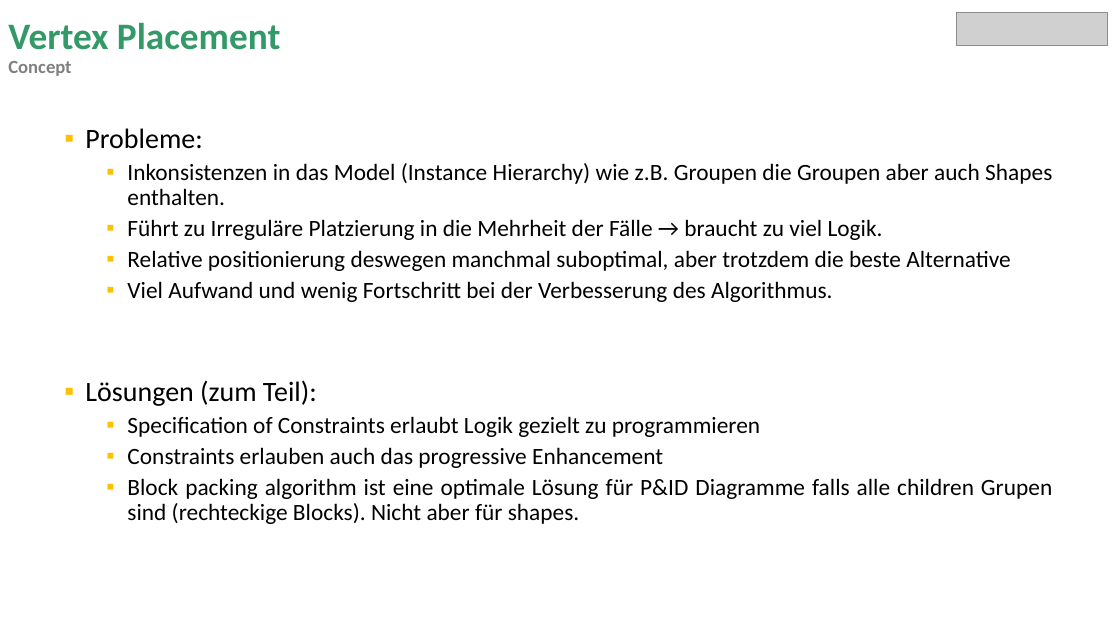
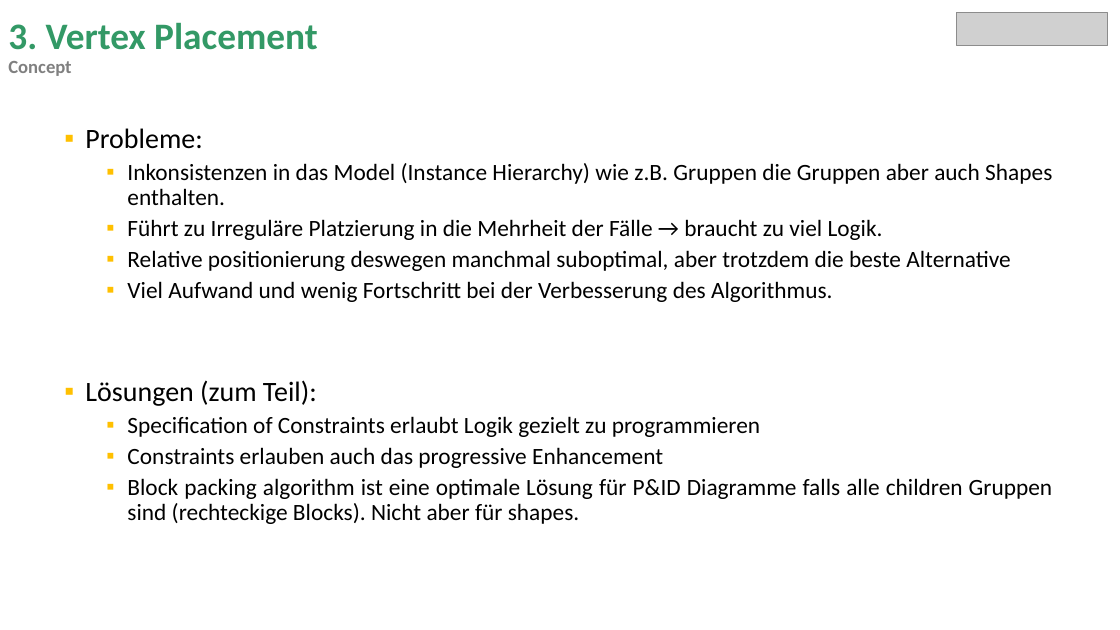
Before and after one commit to miguelrk/tum-mw-bachelorarbeit, a slide deck: slide 10 of 3 Entwicklungsphase/weekly_meeting_14.pptx. Drawn at 1120x630 pixels with LibreOffice and Linux fonts; fonts in the diff are those of the drawing; grey boxes stand for pictures. Boxes give left, top, right and bottom in pixels: in the first picture for what was removed or moved away, otherwise in the second. Text is boxed around its words. In the diff, an @@ line names an element or a change of style, - is before the commit and + after.

```diff
--- a/3 Entwicklungsphase/weekly_meeting_14.pptx
+++ b/3 Entwicklungsphase/weekly_meeting_14.pptx
@@ title at [8,22,318,76]: text changed @@
-Vertex Placement
-Concept
+3. Vertex Placement
+Concept
@@ text at [127,163,1052,205]: text changed @@
-  ▪ Inkonsistenzen in das Model (Instance Hierarchy) wie z.B. Groupen die Groupen aber auch Shapes enthalten.
+  ▪ Inkonsistenzen in das Model (Instance Hierarchy) wie z.B. Gruppen die Gruppen aber auch Shapes enthalten.
@@ text at [127,478,1053,524]: text changed @@
-  ▪ Block packing algorithm ist eine optimale Lösung für P&ID Diagramme falls alle children Grupen sind (rechteckige Blocks). Nicht aber für shapes.
+  ▪ Block packing algorithm ist eine optimale Lösung für P&ID Diagramme falls alle children Gruppen sind (rechteckige Blocks). Nicht aber für shapes.
```
Also in this commit, not shown: 7 other slides changed, 2 slides added, 10 other files.
